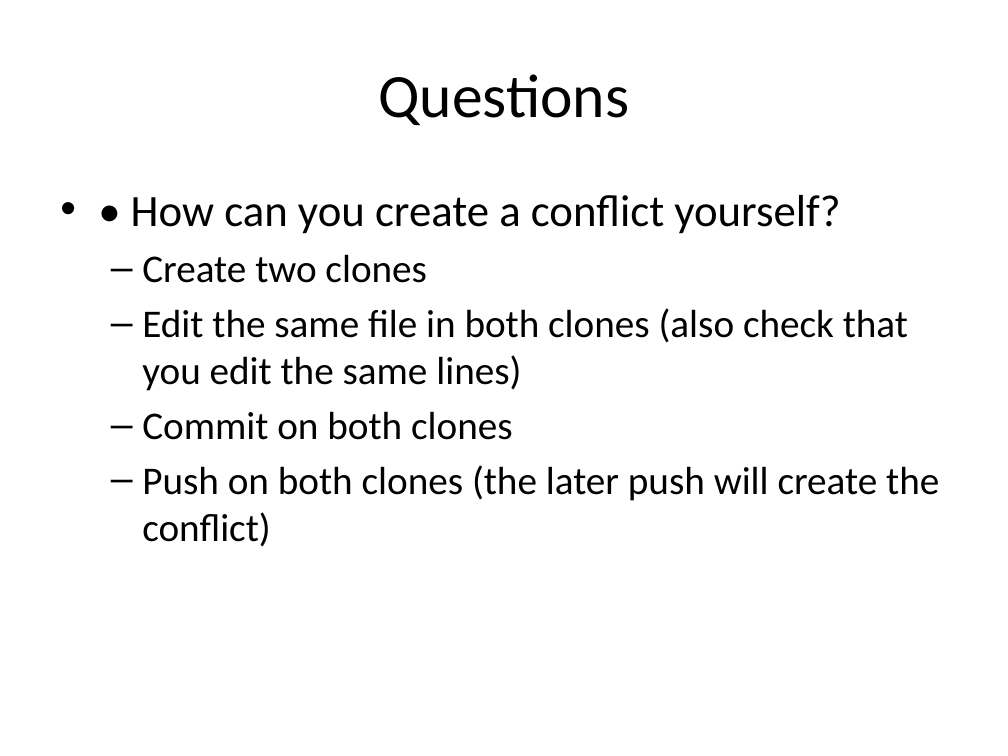
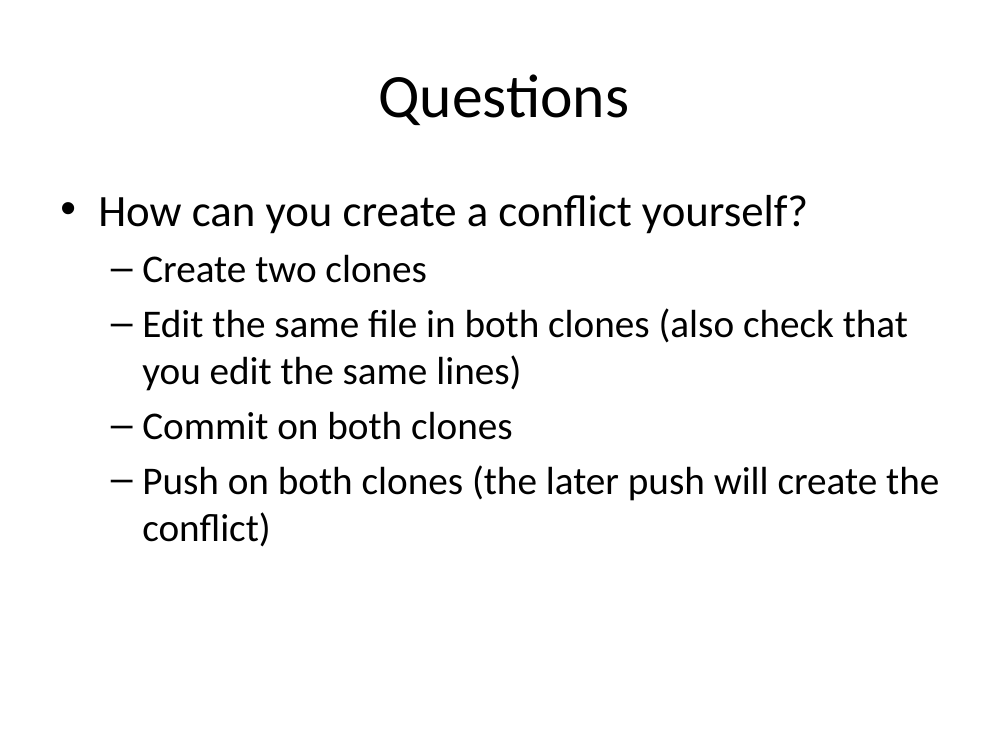
Before and after one commit to cyrillwyss/sumobot, a slide deck: slide 12 of Recap SW2.pptx (slide 7 before the commit). Drawn at 1008x756 pixels with LibreOffice and Linux fonts; fonts in the diff are those of the drawing. Boxes give left, top, right and bottom in pixels: in the first picture for what was removed or moved away, otherwise in the second. Text is boxed around its words. In the diff, an @@ line names an element or a change of style, - is before the commit and + after.

```diff
--- a/Recap SW2.pptx
+++ b/Recap SW2.pptx
@@ text at bbox=[98, 195, 808, 234]: text changed @@
-• • How can you create a conflict yourself?
+• How can you create a conflict yourself?
```
Also in this commit, not shown: 2 other slides changed, 6 slides added.
